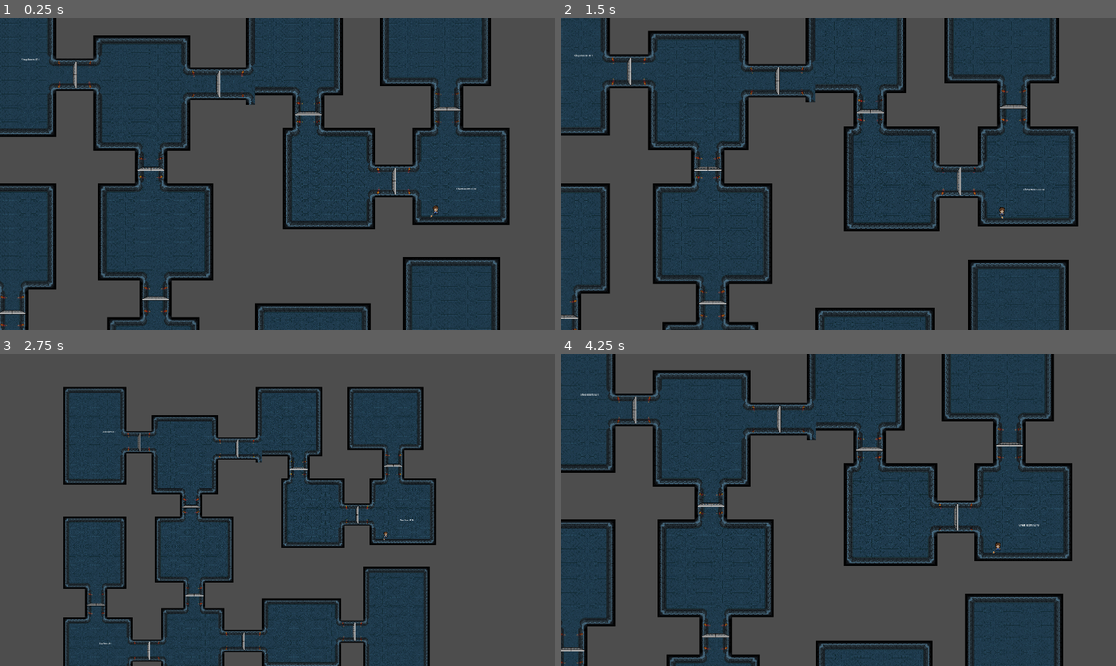
Above: before the commit, frames 1-4 (two rows, left to right).
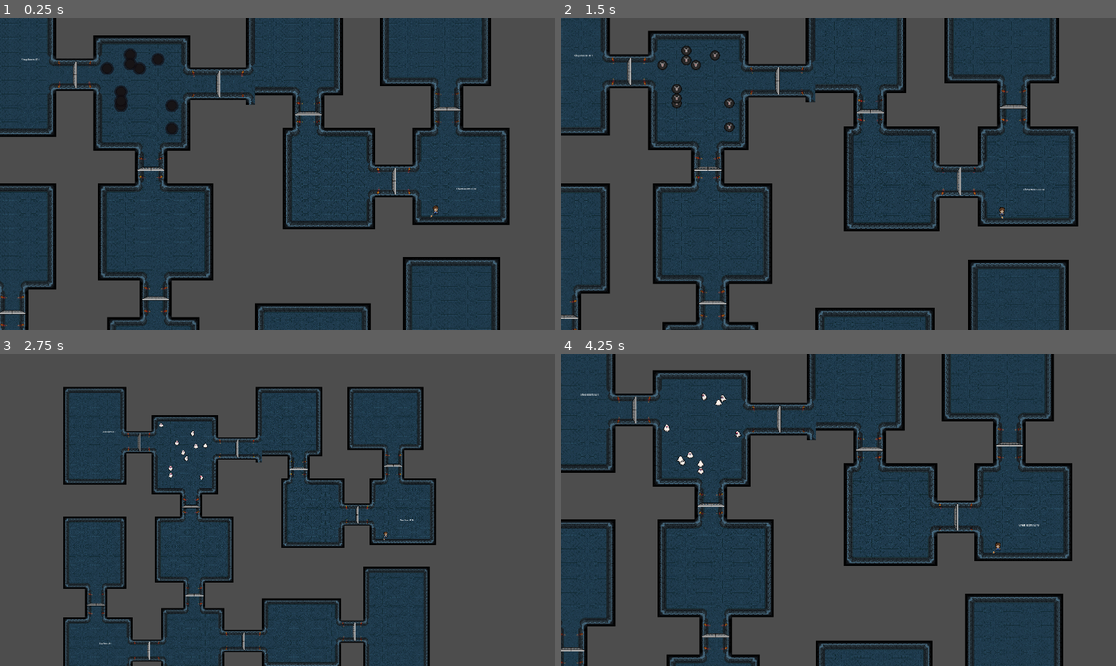
Above: after the commit, the same moments.

Repository: IssGhost/NightSpawn
Game: Godot game, scene res://tile_map.tscn
Two runs of this game, one before a commit and one after it. Both use one fixed random seed, a clock stepped at 60 frames per second and the inputs below.
Inputs:
- Up to frame 1 (0.25 s): no input
- Up to frame 2 (1.5 s): tap Enter at 0.5 s; hold Right (ui_right) 0.53-1.28 s; hold X (attack) 0.53-1.28 s; hold Down (ui_down) from 1.28 s (still down); tap 9 at 1.35 s
- Up to frame 3 (2.75 s): release Down (ui_down) at 2.03 s; hold Right (ui_right) from 2.03 s (still down); hold 0 from 2.03 s (still down)
- Up to frame 4 (4.25 s): release Right (ui_right) at 2.78 s; release 0 at 2.78 s; hold Up (ui_up) 2.78-3.53 s; tap X (attack) at 2.85 s; tap Space at 3.5 s; hold Left (ui_left) from 3.53 s (still down); hold 9 from 3.53 s (still down)

The runs differ from the first frame. In frame 1, 0.7% of the frame differs, in the area x 18-33%, y 9-38%; in frame 2, 0.4%; in frame 3, less than 0.1%; in frame 4, 0.2%.

Commit message:
Partially working

Diff:
--- a/softwareproject/tile_map.gd
+++ b/softwareproject/tile_map.gd
@@ -290,7 +290,7 @@
 var firey_scene = preload("res://fire_ball.tscn")
 # Dictionary for enemy spawn probabilities (adjustable values)
 var enemy_probabilities = {
-	"Wraith": 0.3,  # 30% chance to spawn a Wraith
+	"Wraith": 1.0,  # 30% chance to spawn a Wraith
 	"Firey": 0.0,   # Currently set to 0% as a placeholder (set to the desired probability later)
 	"Zombie": 0.0   # Currently set to 0% as a placeholder (set to the desired probability later)
 }
@@ -311,7 +311,7 @@
 	print("Spawning enemies in room", room.id)
 
 	# Number of enemies to spawn in this room
-	var enemy_count = randi_range(1, 2)
+	var enemy_count = randi_range(6, 12)
 
 	# Reference for where to add enemies
 	var enemy_container = self  # Using the current node as the container
